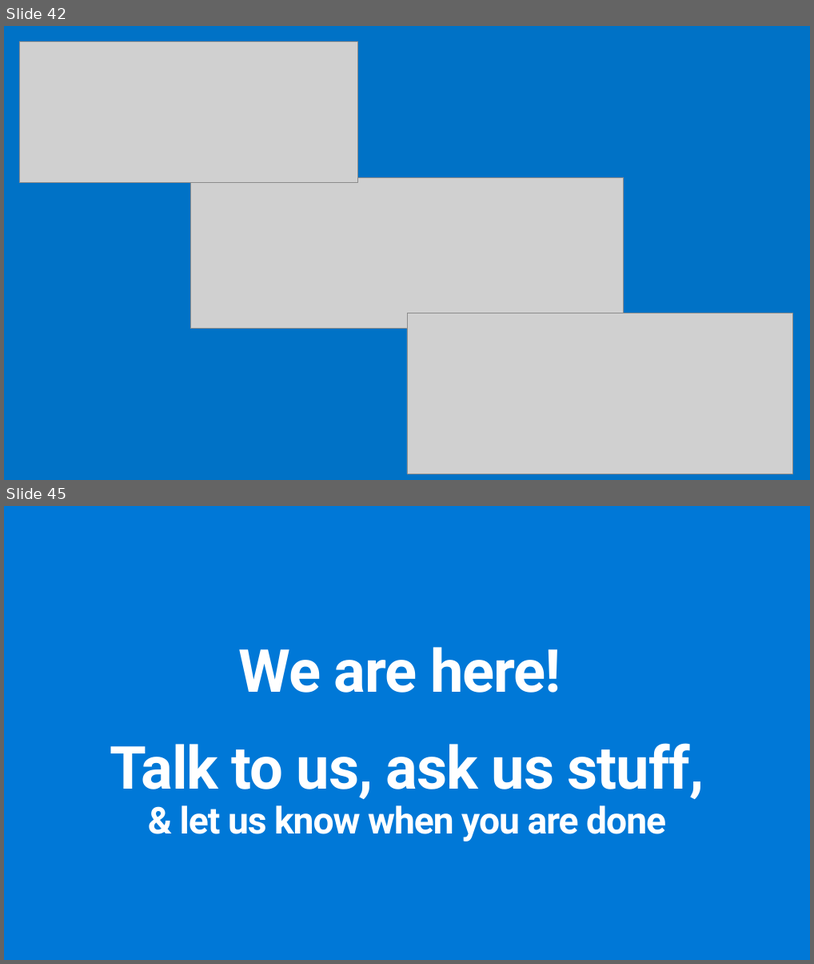
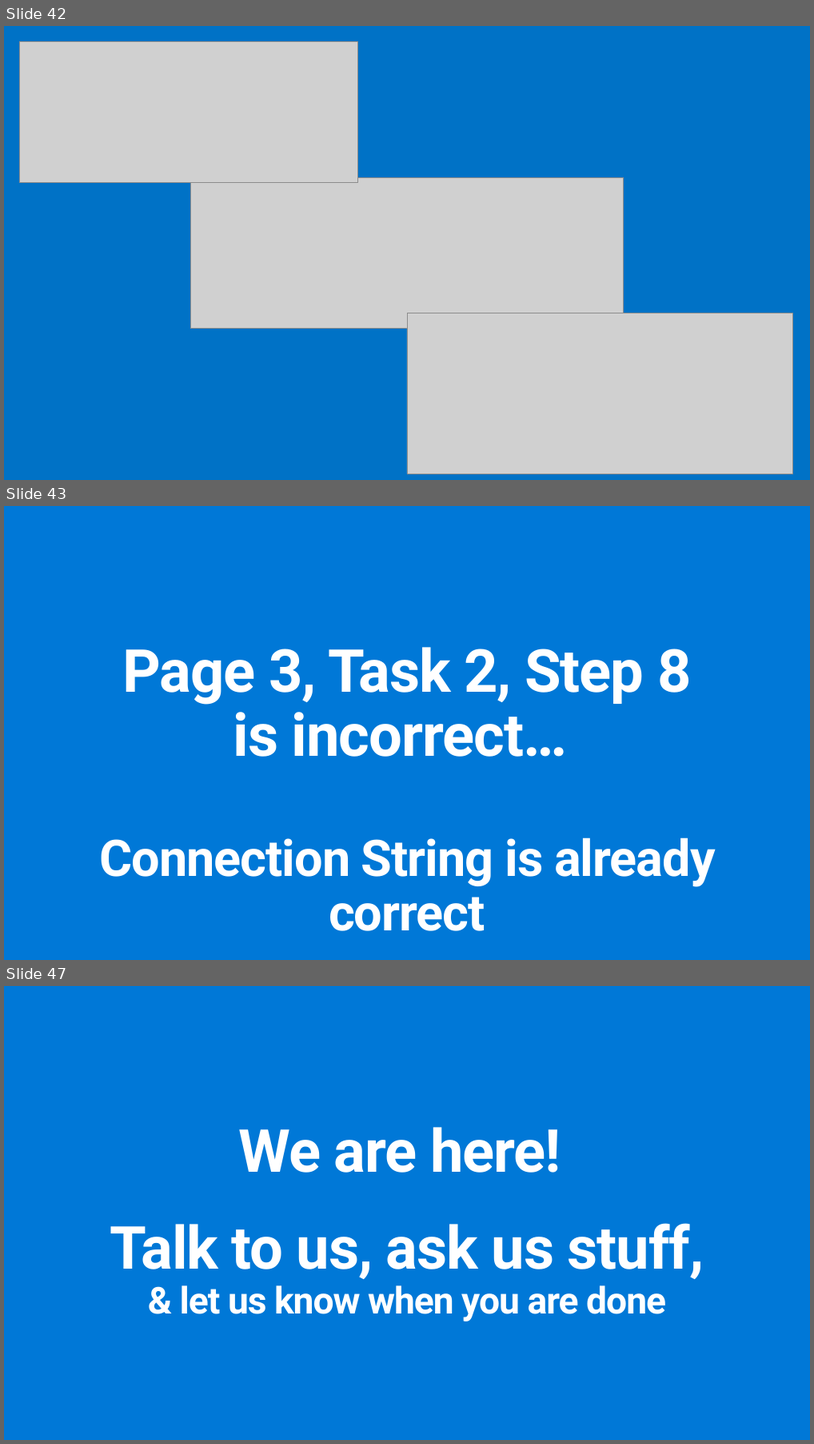
Before and after one commit to ActiveSolution/aiw-cloud-native, a slide deck: AIW Cloud Native.pptx. Shown one above the other, each under a label of ours: slides 42 and 45 before the commit, slides 42, 43 and 47 after it; the slides between them are not shown. The pictures are 814x964 and 814x1444 pixels, drawn with LibreOffice and Linux fonts; fonts in the diff are those of the drawing; grey boxes stand for pictures. Boxes give left, top, right and bottom in pixels: in the first picture for what was removed or moved away, otherwise in the second. Text is boxed around its words. In the diff, an @@ line names an element or a change of style, - is before the commit and + after.

```diff
--- a/AIW Cloud Native.pptx
+++ b/AIW Cloud Native.pptx
@@ slide 43 added at [4,506,810,960], background #0078D7 @@
@@ title added at [99,647,716,887], 60 pt, text #FFFFFF, bold @@
+Page 3, Task 2, Step 8
+is incorrect…
+Connection String is already correct
@@ what was slide 45 is now slide 47 @@
```
Also in this commit, not shown: 7 slides changed, 2 other slides added, 1 slide removed.
